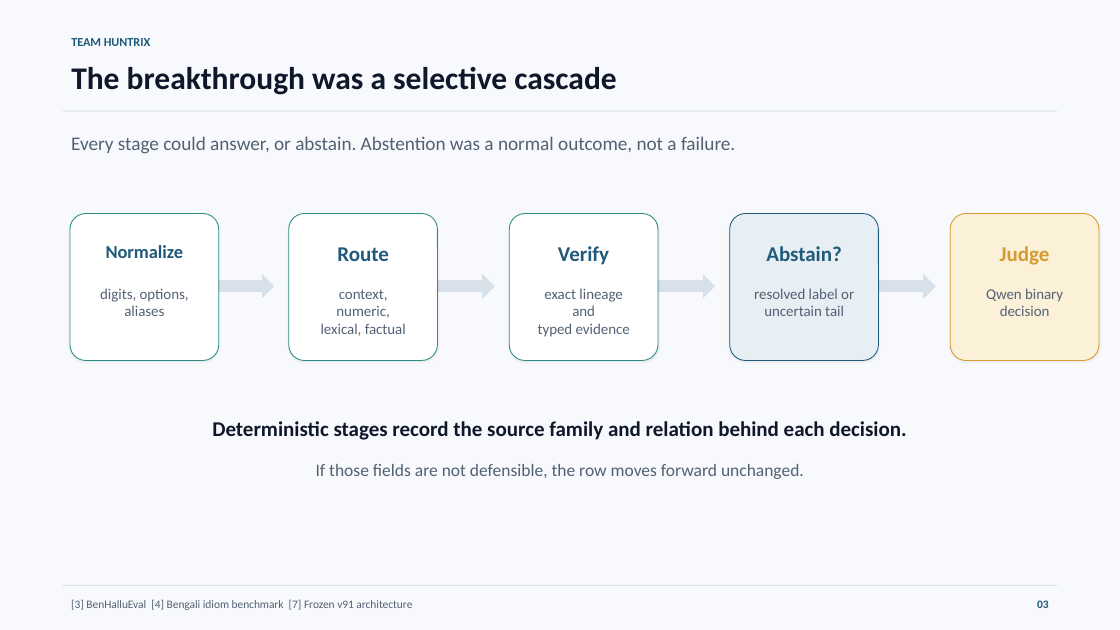
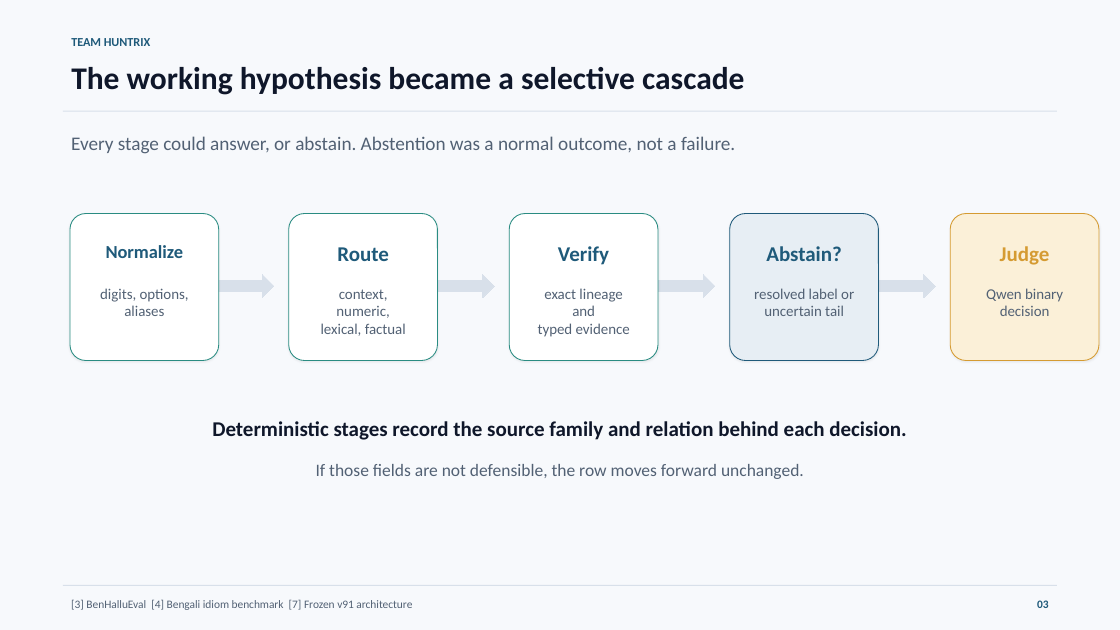
Before and after one commit to Seyamalam/bengali-hallucination-v91-submission, a slide deck: slide 3 of presentation/Huntrix_Final_Presentation.pptx. Drawn at 1120x630 pixels with LibreOffice and Linux fonts; fonts in the diff are those of the drawing. Boxes give left, top, right and bottom in pixels: in the first picture for what was removed or moved away, otherwise in the second. Text is boxed around its words. In the diff, an @@ line names an element or a change of style, - is before the commit and + after.

```diff
--- a/presentation/Huntrix_Final_Presentation.pptx
+++ b/presentation/Huntrix_Final_Presentation.pptx
@@ text at <box>71,67,744,95</box>: text changed @@
-The breakthrough was a selective cascade
+The working hypothesis became a selective cascade
```
Also in this commit, not shown: 4 other slides changed, 3 slides added, 3 slides removed, 4 other files.
